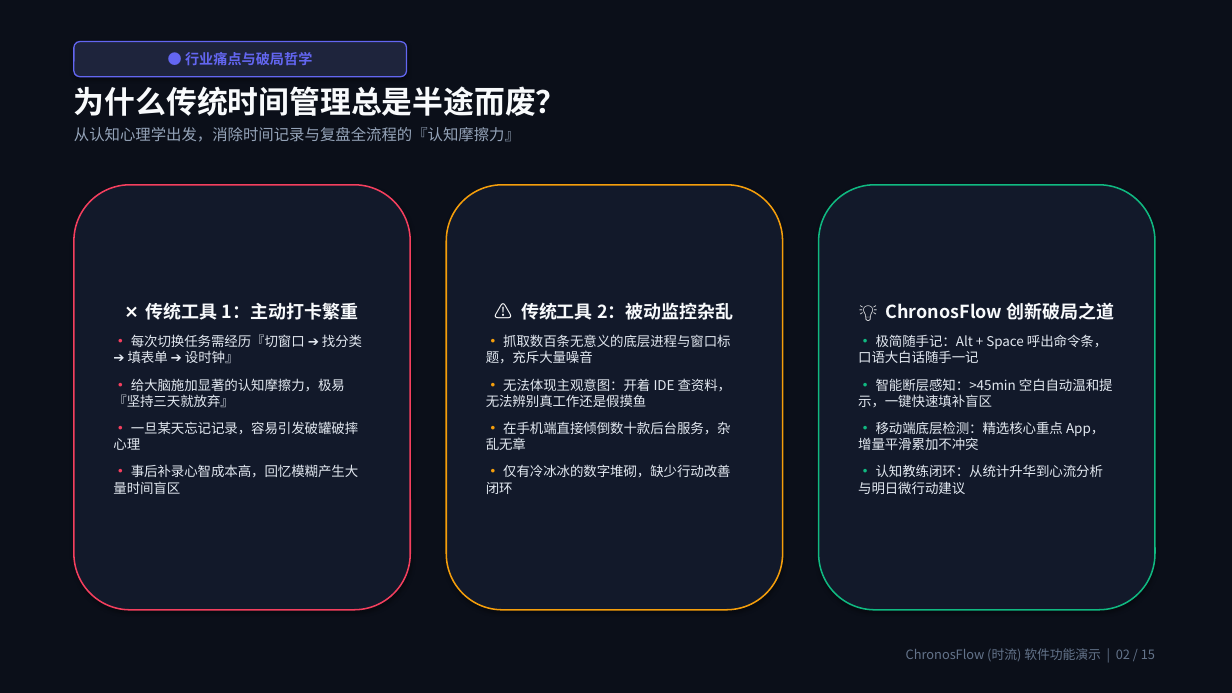
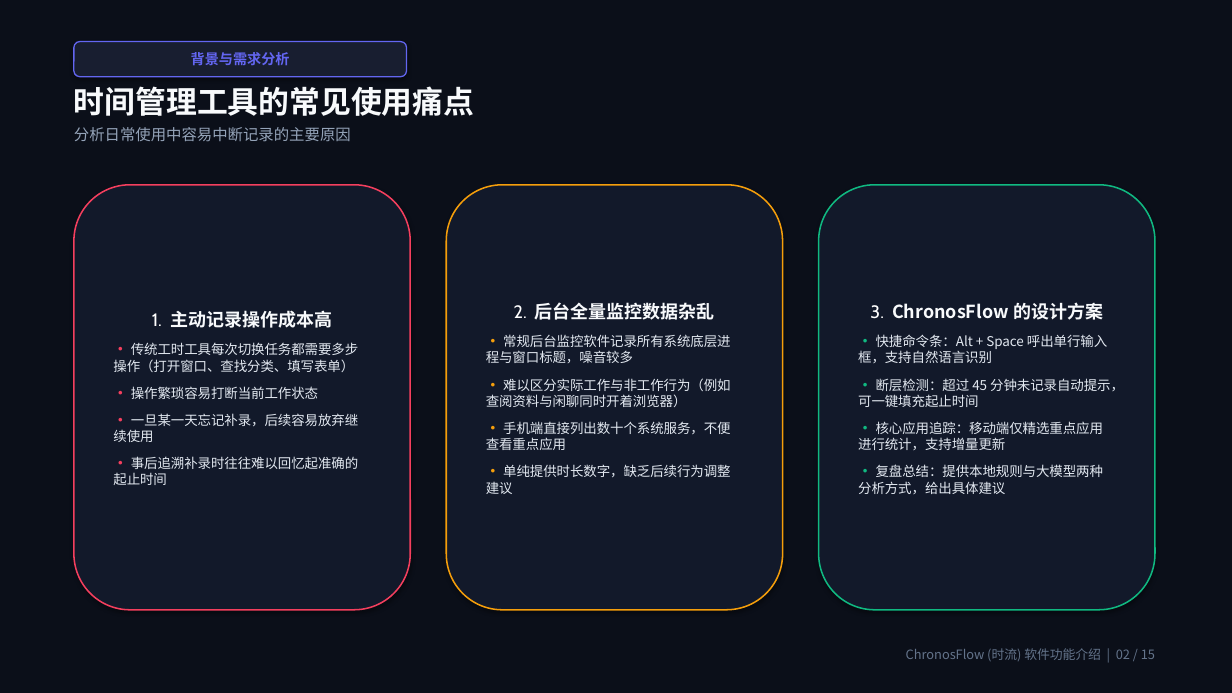
Before and after one commit to Citrus0914/ChronosFlow, a slide deck: slide 2 of 演示文稿/ChronosFlow软件功能全景介绍.pptx. Drawn at 1232x693 pixels with LibreOffice and Linux fonts; fonts in the diff are those of the drawing. Boxes give left, top, right and bottom in pixels: in the first picture for what was removed or moved away, otherwise in the second. Text is boxed around its words. In the diff, an @@ line names an element or a change of style, - is before the commit and + after.

Commit message:
style: 去除演示文稿中的夸张用语，调整为客观平实的工程技术表述

```diff
--- a/演示文稿/ChronosFlow软件功能全景介绍.pptx
+++ b/演示文稿/ChronosFlow软件功能全景介绍.pptx
@@ rounded rectangle "背景与需求分析" at (74, 42, 407, 77): fill #1E243C to #181E30 @@
@@ text in rounded rectangle at (191, 52, 290, 65): text changed @@
-● 行业痛点与破局哲学
+背景与需求分析
@@ text at (74, 86, 474, 142): text changed @@
-为什么传统时间管理总是半途而废？
-从认知心理学出发，消除时间记录与复盘全流程的『认知摩擦力』
+时间管理工具的常见使用痛点
+分析日常使用中容易中断记录的主要原因
@@ text in rounded rectangle at (113, 310, 358, 485): text changed @@
-❌ 传统工具 1：主动打卡繁重
-• 每次切换任务需经历『切窗口 ➔ 找分类 ➔ 填表单 ➔ 设时钟』
-• 给大脑施加显著的认知摩擦力，极易『坚持三天就放弃』
-• 一旦某天忘记记录，容易引发破罐破摔心理
-• 事后补录心智成本高，回忆模糊产生大量时间盲区
+1. 主动记录操作成本高
+• 传统工时工具每次切换任务都需要多步操作（打开窗口、查找分类、填写表单）
+• 操作繁琐容易打断当前工作状态
+• 一旦某一天忘记补录，后续容易放弃继续使用
+• 事后追溯补录时往往难以回忆起准确的起止时间
@@ text in rounded rectangle at (486, 302, 730, 494): text changed @@
-⚠️ 传统工具 2：被动监控杂乱
-• 抓取数百条无意义的底层进程与窗口标题，充斥大量噪音
-• 无法体现主观意图：开着 IDE 查资料，无法辨别真工作还是假摸鱼
-• 在手机端直接倾倒数十款后台服务，杂乱无章
-• 仅有冷冰冰的数字堆砌，缺少行动改善闭环
+2. 后台全量监控数据杂乱
+• 常规后台监控软件记录所有系统底层进程与窗口标题，噪音较多
+• 难以区分实际工作与非工作行为（例如查阅资料与闲聊同时开着浏览器）
+• 手机端直接列出数十个系统服务，不便查看重点应用
+• 单纯提供时长数字，缺乏后续行为调整建议
@@ text in rounded rectangle at (858, 302, 1124, 494): text changed @@
-💡 ChronosFlow 创新破局之道
-• 极简随手记：Alt + Space 呼出命令条，口语大白话随手一记
-• 智能断层感知：>45min 空白自动温和提示，一键快速填补盲区
-• 移动端底层检测：精选核心重点 App，增量平滑累加不冲突
-• 认知教练闭环：从统计升华到心流分析与明日微行动建议
+3. ChronosFlow 的设计方案
+• 快捷命令条：Alt + Space 呼出单行输入框，支持自然语言识别
+• 断层检测：超过 45 分钟未记录自动提示，可一键填充起止时间
+• 核心应用追踪：移动端仅精选重点应用进行统计，支持增量更新
+• 复盘总结：提供本地规则与大模型两种分析方式，给出具体建议
@@ text at (906, 648, 1155, 661): text changed @@
-ChronosFlow (时流) 软件功能演示 | 02 / 15
+ChronosFlow (时流) 软件功能介绍 | 02 / 15
```
Also in this commit, not shown: 14 other slides changed, 4 other files.
